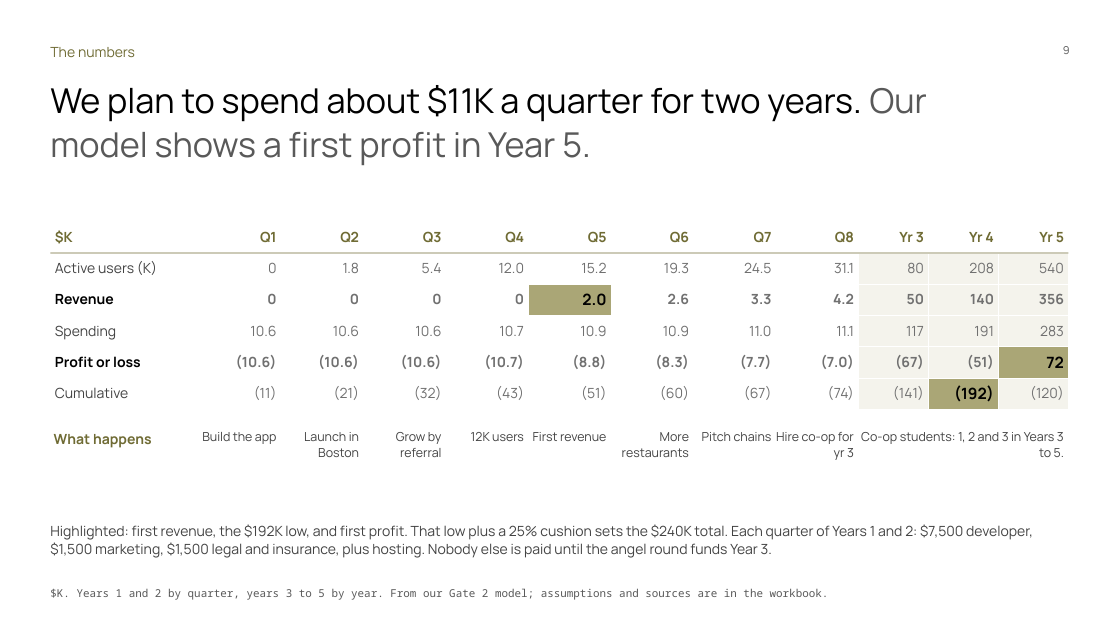
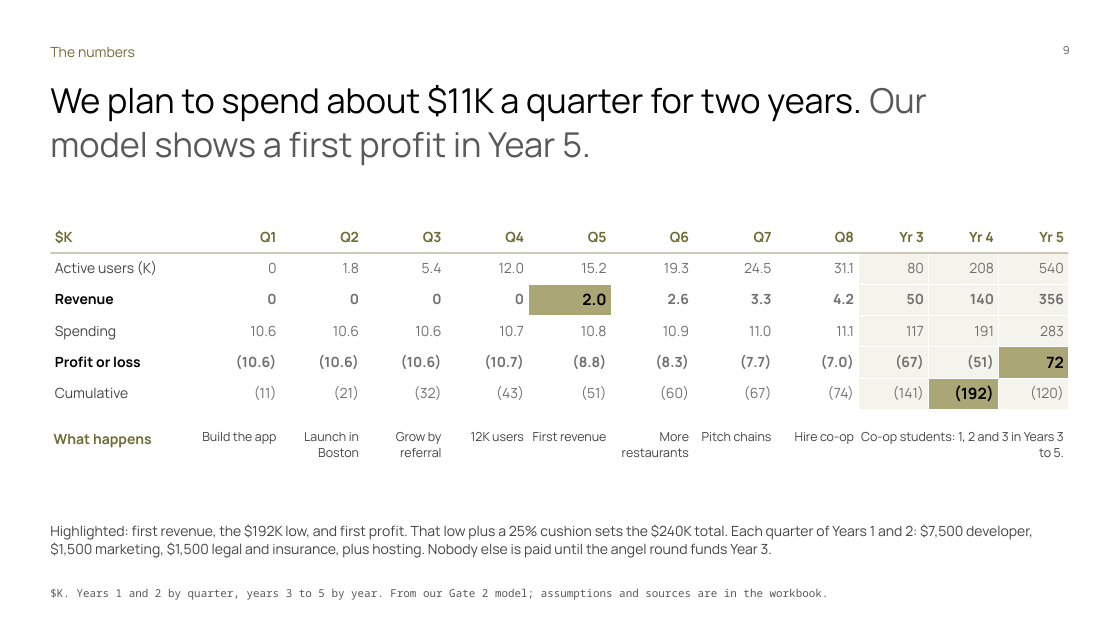
Before and after one commit to Dinguusto/Alex-s-workout-app, a slide deck: slide 9 of ENTR_4501_Gate_2_deck_readable.pptx. Drawn at 1120x630 pixels with LibreOffice and Linux fonts; fonts in the diff are those of the drawing. Boxes give left, top, right and bottom in pixels: in the first picture for what was removed or moved away, otherwise in the second. Text is boxed around its words. In the diff, an @@ line names an element or a change of style, - is before the commit and + after.

```diff
--- a/ENTR_4501_Gate_2_deck_readable.pptx
+++ b/ENTR_4501_Gate_2_deck_readable.pptx
@@ table at [50, 221, 1067, 406] @@
-row 4, column 6: 10.9
+row 4, column 6: 10.8
@@ text at [795, 432, 854, 444]: text changed @@
-Hire co-op for yr 3
+Hire co-op
```
Also in this commit, not shown: 2 other slides changed, 2 other files.
